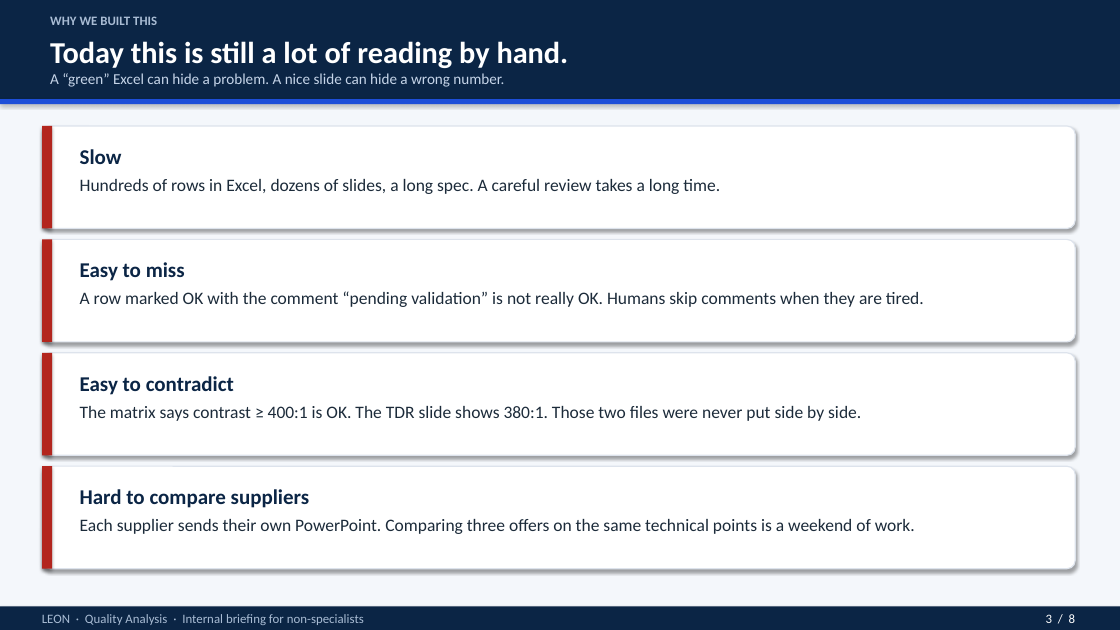
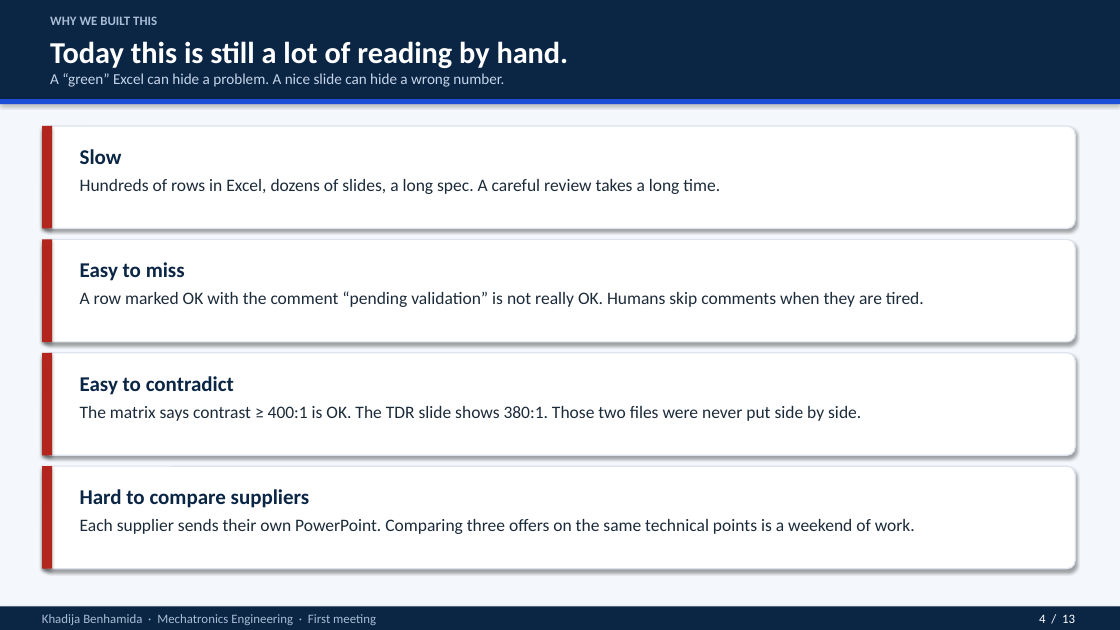
Before and after one commit to Rihabbbbbbbbb/leon_spec, a slide deck: slide 4 of docs/LEON_intro_for_non_specialists.pptx (slide 3 before the commit). Drawn at 1120x630 pixels with LibreOffice and Linux fonts; fonts in the diff are those of the drawing. Boxes give left, top, right and bottom in pixels: in the first picture for what was removed or moved away, otherwise in the second. Text is boxed around its words. In the diff, an @@ line names an element or a change of style, - is before the commit and + after.

```diff
--- a/docs/LEON_intro_for_non_specialists.pptx
+++ b/docs/LEON_intro_for_non_specialists.pptx
@@ text at box(42, 614, 376, 625): text changed @@
-LEON · Quality Analysis · Internal briefing for non-specialists
+Khadija Benhamida · Mechatronics Engineering · First meeting
@@ text at box(1039, 614, 1075, 623): text changed @@
-3 / 8
+4 / 13
```
Also in this commit, not shown: 6 other slides changed, 6 slides added, 1 slide removed, 1 other file.
